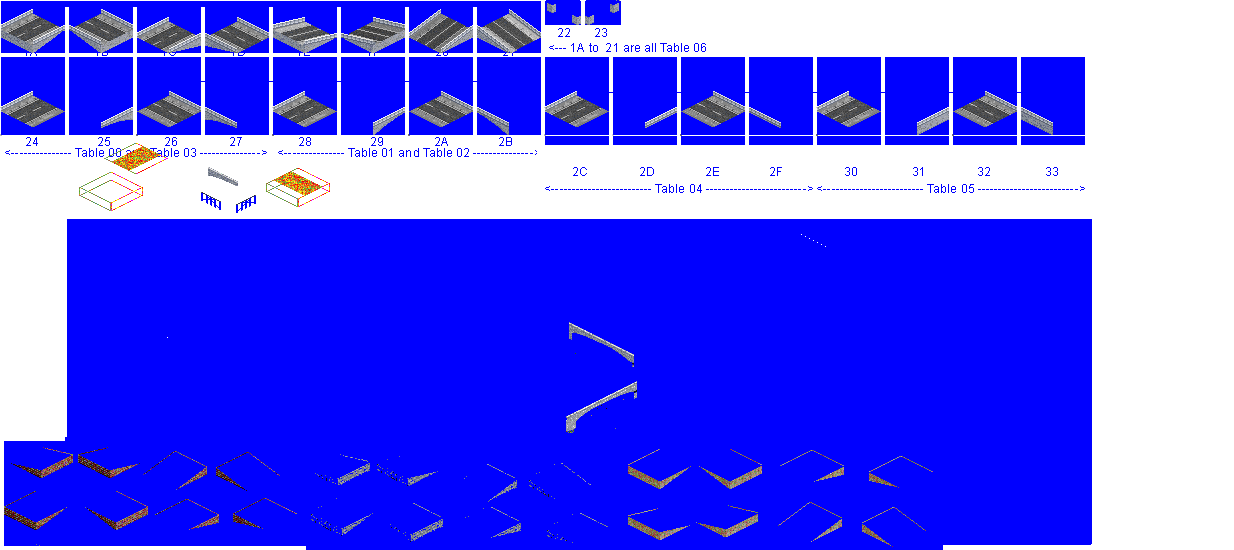
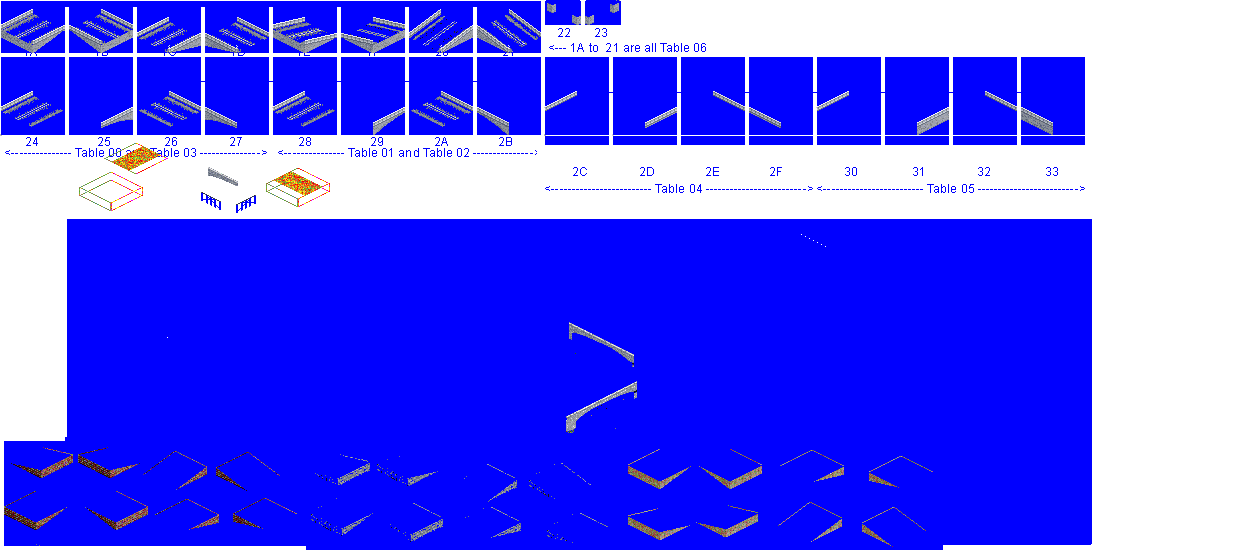
Revision of a layered 1234 x 550 image; what changed, layer by layer:
hid "roadbase wide" over (x1=1, y1=14, x2=1017, y2=136)
